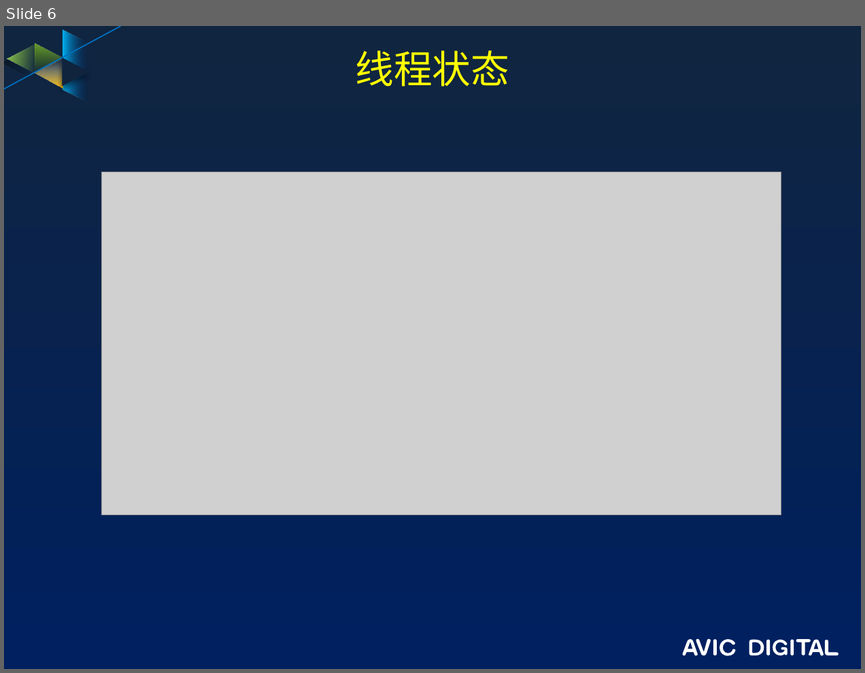
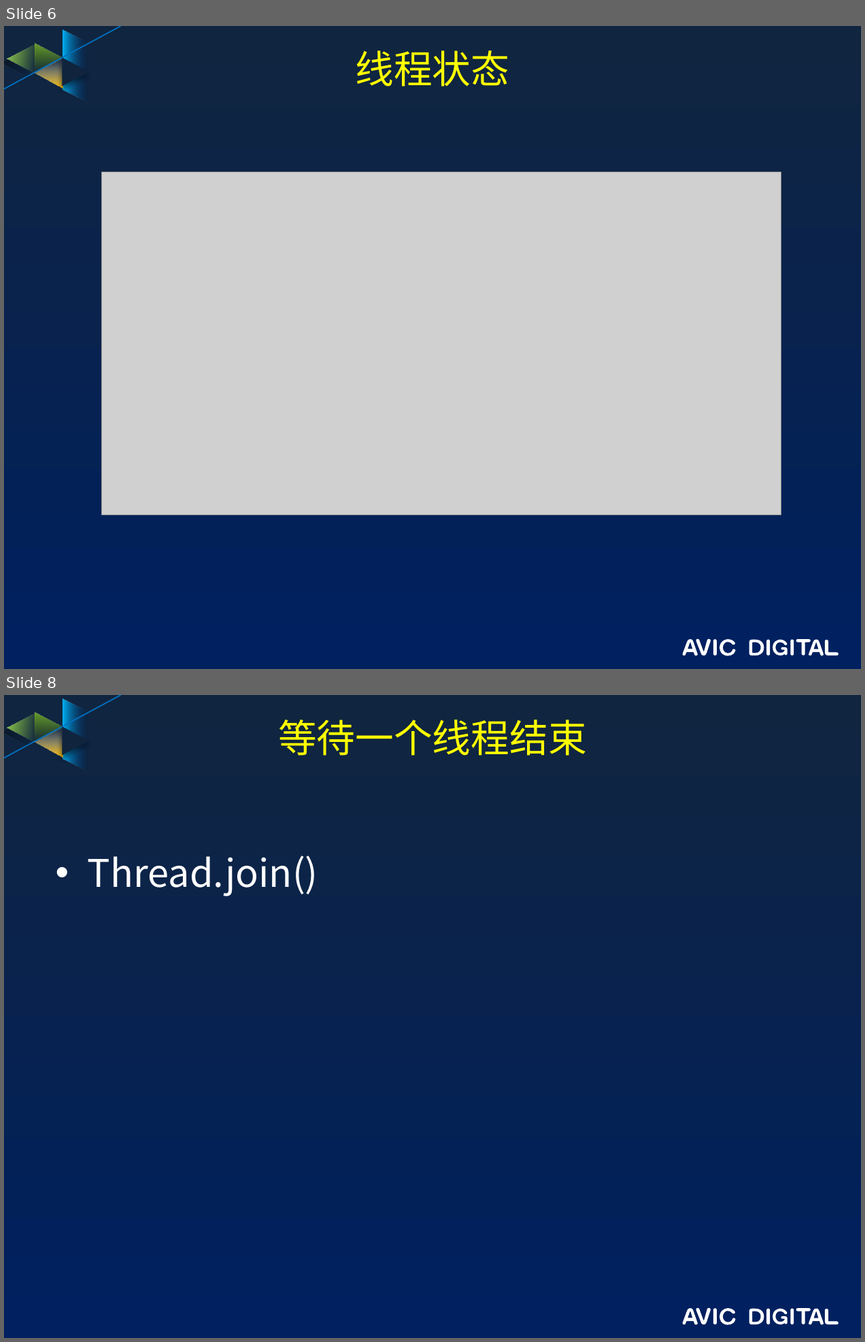
Before and after one commit to guofengzh/java-way, a slide deck: java/docs/13.java-线程.pptx. Shown one above the other, each under a label of ours: slide 6 before the commit, slides 6 and 8 after it; the slides between them are not shown. The pictures are 865x673 and 865x1342 pixels, drawn with LibreOffice and Linux fonts; fonts in the diff are those of the drawing; grey boxes stand for pictures; background and template pictures are left out. Boxes give left, top, right and bottom in pixels: in the first picture for what was removed or moved away, otherwise in the second. Text is boxed around its words. In the diff, an @@ line names an element or a change of style, - is before the commit and + after.

```diff
--- a/java/docs/13.java-线程.pptx
+++ b/java/docs/13.java-线程.pptx
@@ slide 8 added at (x1=4, y1=695, x2=861, y2=1338), background gradient #10253F to #002060; not listed: 17 template elements that a slide beside it also shows @@
@@ title added at (x1=278, y1=719, x2=587, y2=756), 32.4 pt, text #FFFF00 @@
+等待一个线程结束
@@ text added at (x1=88, y1=855, x2=318, y2=896), 32 pt, text #FFFFFF @@
+• Thread.join()
```
Also in this commit, not shown: 1 slide changed, 14 other slides added, 5 slides removed.
